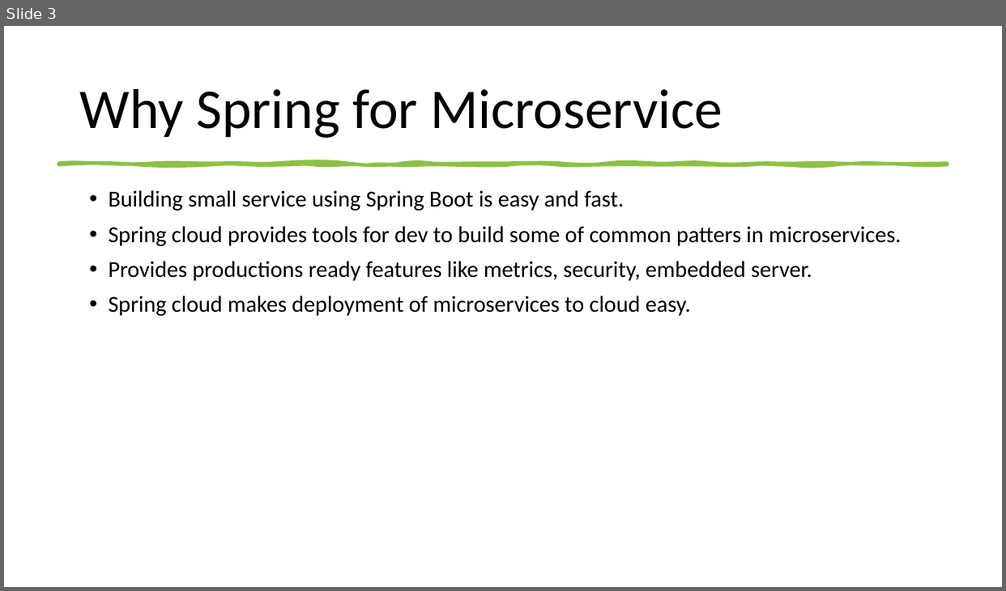
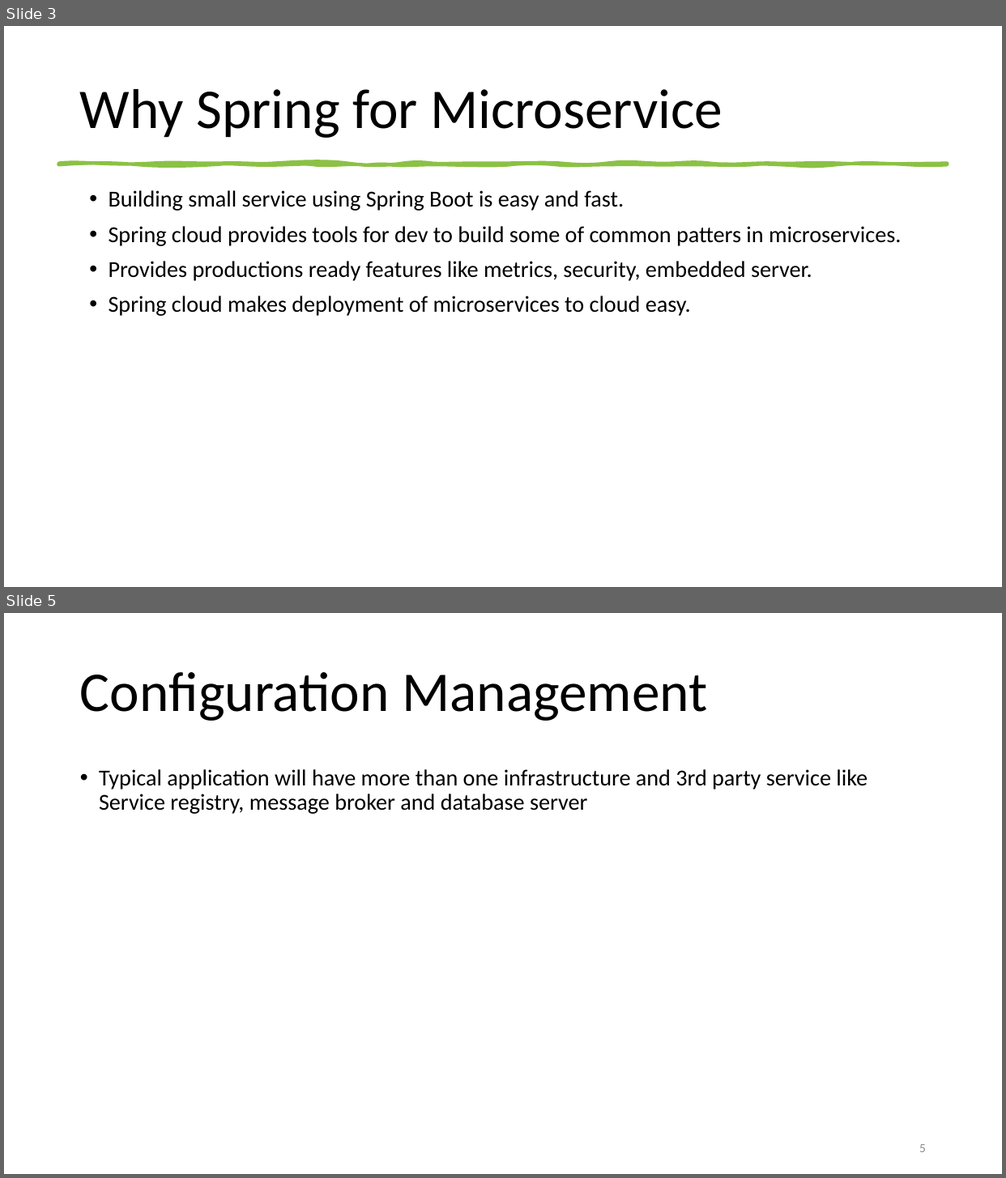
Before and after one commit to CoderTechWeb/Microservice, a slide deck: Microservice.pptx. Shown one above the other, each under a label of ours: slide 3 before the commit, slides 3 and 5 after it; the slides between them are not shown. The pictures are 1006x591 and 1006x1178 pixels, drawn with LibreOffice and Linux fonts; fonts in the diff are those of the drawing. Boxes give left, top, right and bottom in pixels: in the first picture for what was removed or moved away, otherwise in the second. Text is boxed around its words. In the diff, an @@ line names an element or a change of style, - is before the commit and + after.

Commit message:
System configuration

```diff
--- a/Microservice.pptx
+++ b/Microservice.pptx
@@ slide 5 added at box(4, 613, 1002, 1174), background #FFFFFF @@
@@ title added at box(80, 672, 707, 721), 54 pt, text #000000 @@
+Configuration Management
@@ text added at box(99, 769, 867, 814), 22 pt, text #000000 @@
+• Typical application will have more than one infrastructure and 3rd party service like Service registry, message broker and database server
@@ page number added at box(919, 1144, 926, 1152), 12 pt, text #8C8C8C @@
+5
```
Also in this commit, not shown: 2 slides changed, 18 other files.
